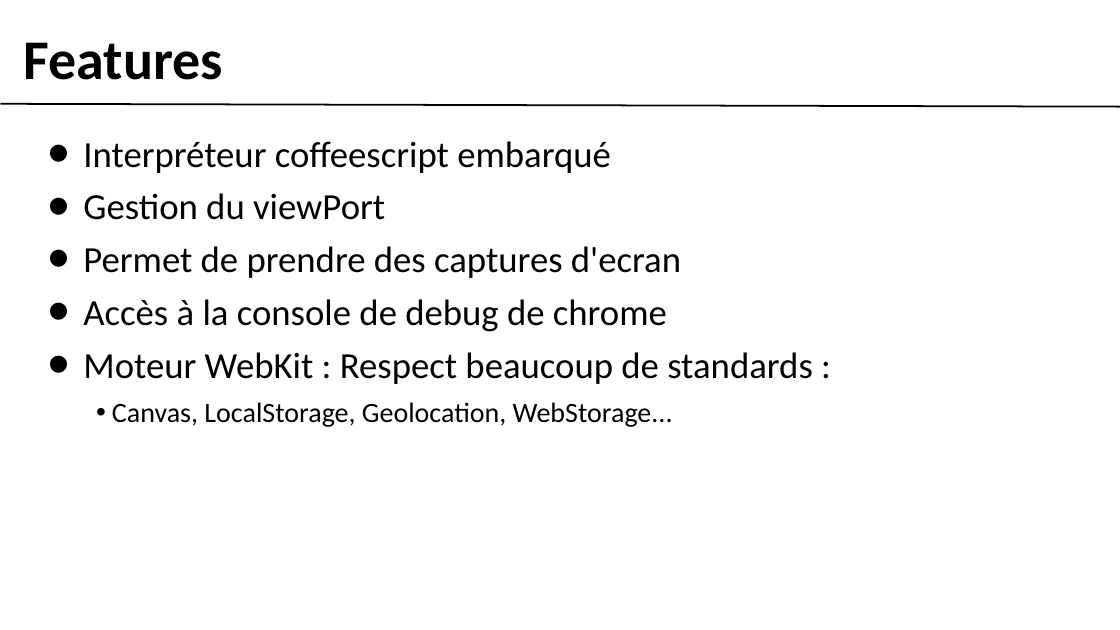
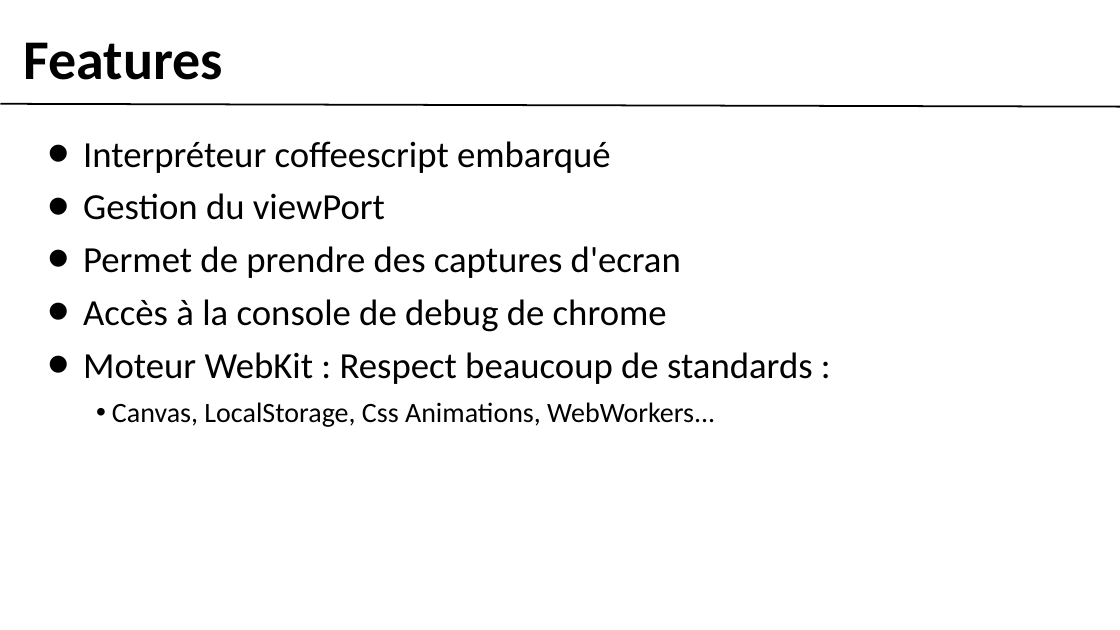
Before and after one commit to gobengo/devoxx-panorama-js-testing, a slide deck: slide 4 of doc/phantom_part.ppt. Drawn at 1120x630 pixels with LibreOffice and Linux fonts; fonts in the diff are those of the drawing; background and template pictures are left out. Boxes give left, top, right and bottom in pixels: in the first picture for what was removed or moved away, otherwise in the second. Text is boxed around its words. In the diff, an @@ line names an element or a change of style, - is before the commit and + after.

```diff
--- a/doc/phantom_part.ppt
+++ b/doc/phantom_part.ppt
@@ text at bbox=[112, 402, 715, 427]: text changed @@
-    • Canvas, LocalStorage, Geolocation, WebStorage...
+    • Canvas, LocalStorage, Css Animations, WebWorkers...
```
Also in this commit, not shown: 5 other slides changed, 5 other files.
